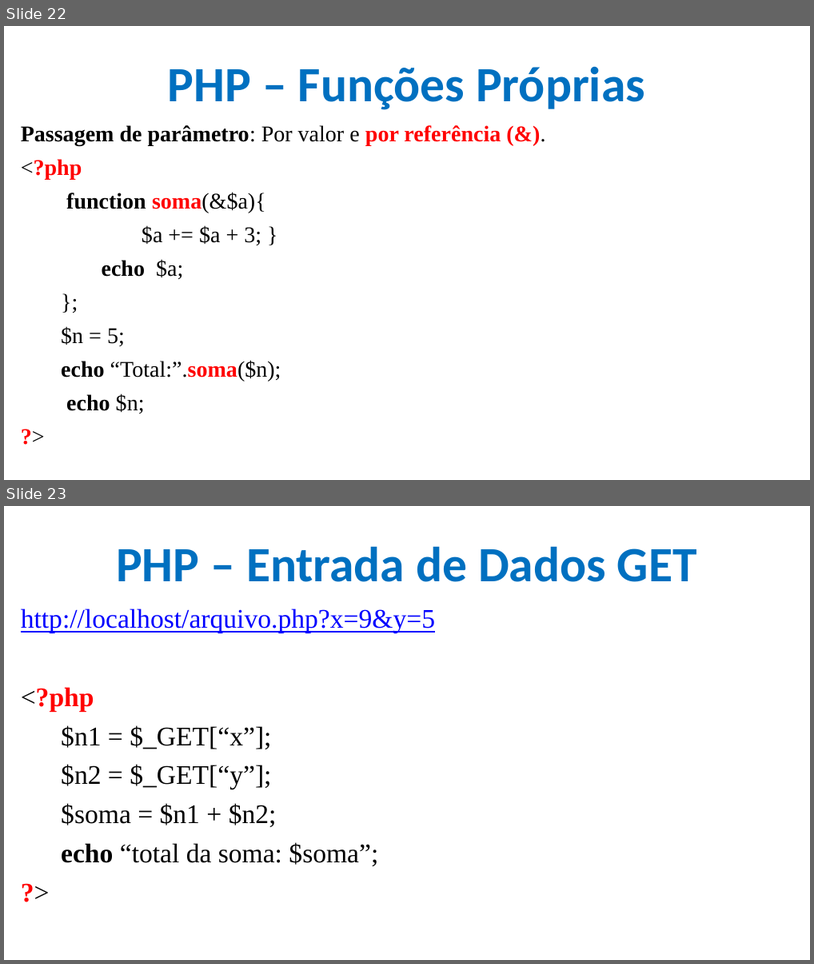
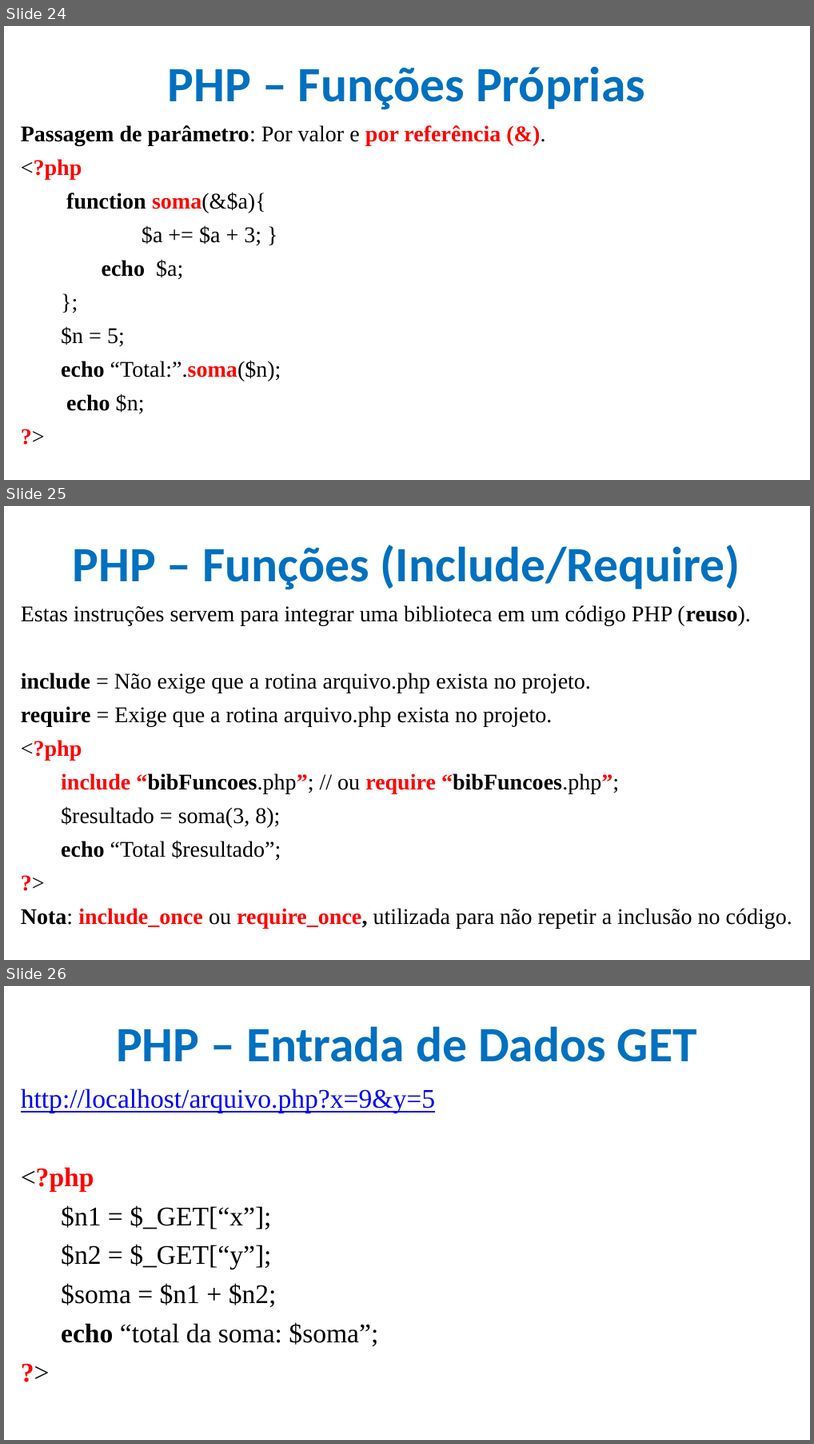
Before and after one commit to CloudEducationBrazil/WydenDesenvolvimentoWebPHP, a slide deck: 01 Classes/Aula 11 e 12 Desenvolvimento Web PHP - PHP.pptx. Shown one above the other, each under a label of ours: slides 22 and 23 before the commit, slides 24, 25 and 26 after it. The pictures are 814x964 and 814x1444 pixels, drawn with LibreOffice and Linux fonts; fonts in the diff are those of the drawing; background and template pictures are left out. Boxes give left, top, right and bottom in pixels: in the first picture for what was removed or moved away, otherwise in the second. Text is boxed around its words. In the diff, an @@ line names an element or a change of style, - is before the commit and + after.

```diff
--- a/01 Classes/Aula 11 e 12 Desenvolvimento Web PHP - PHP.pptx
+++ b/01 Classes/Aula 11 e 12 Desenvolvimento Web PHP - PHP.pptx
@@ slide 25 added at (4,506,810,960), background picture (left out) @@
@@ title added at (73,544,741,590), 44 pt, text #0070C0, bold @@
+PHP – Funções (Include/Require)
@@ text added at (21,605,793,928), 20 pt, text #000000 @@
+Estas instruções servem para integrar uma biblioteca em um código PHP (reuso).
+include = Não exige que a rotina arquivo.php exista no projeto.
+require = Exige que a rotina arquivo.php exista no projeto.
+<?php
+include “bibFuncoes.php”; // ou require “bibFuncoes.php”;
+$resultado = soma(3, 8);
+echo “Total $resultado”;
+?>
+Nota: include_once ou require_once, utilizada para não repetir a inclusão no código.
@@ what was slide 22 is now slide 24 @@
@@ what was slide 23 is now slide 26 @@
```
Also in this commit, not shown: 1 slide changed, 2 other slides added, 1 other file.
